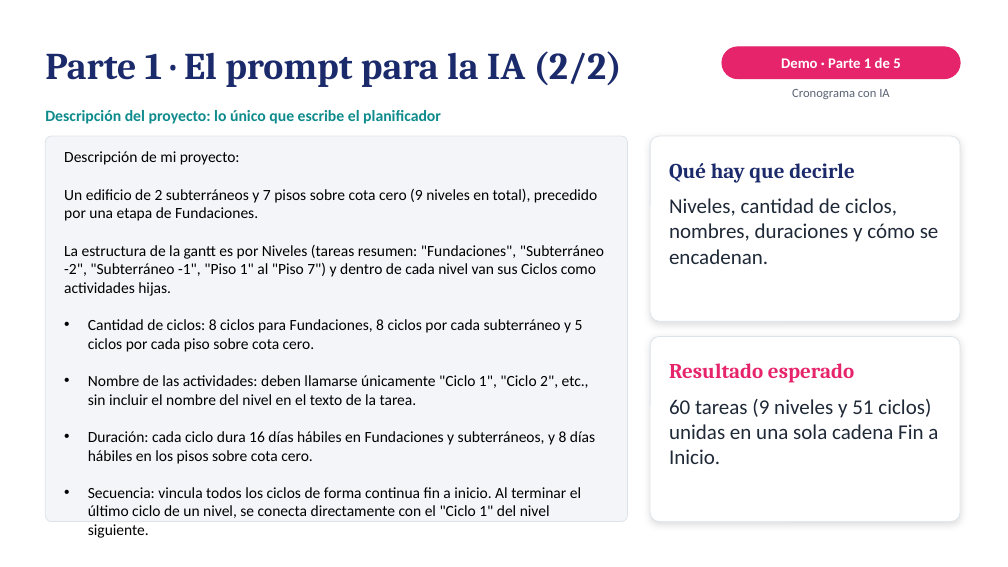
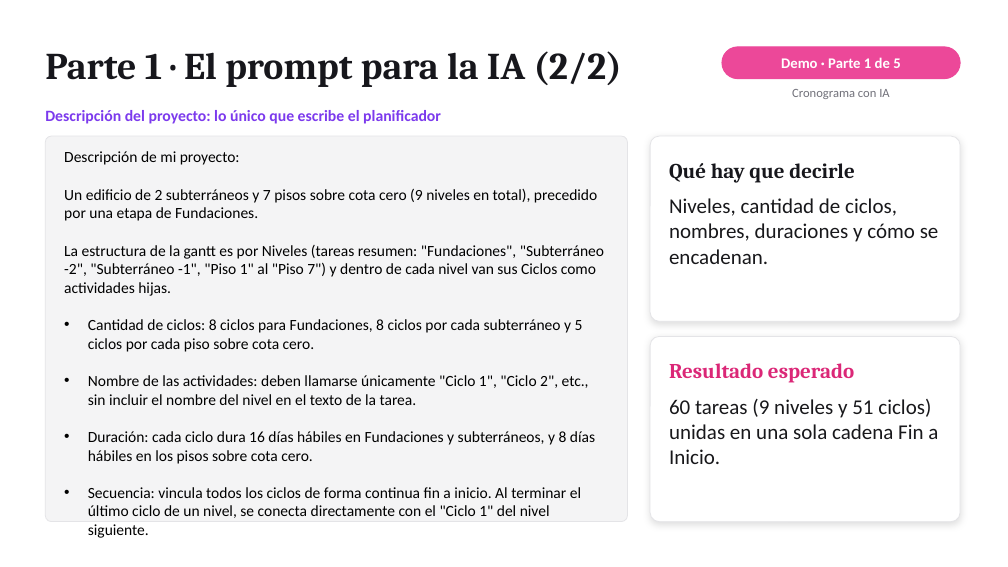
Before and after one commit to gjordanp/opengantt-bim, a slide deck: slide 10 of docs/clase/Sesion5-4D-BIM-Opengantt-v3.pptx (slide 9 before the commit). Drawn at 1008x567 pixels with LibreOffice and Linux fonts; fonts in the diff are those of the drawing. Boxes give left, top, right and bottom in pixels: in the first picture for what was removed or moved away, otherwise in the second. Text is boxed around its words. In the diff, an @@ line names an element or a change of style, - is before the commit and + after.

```diff
--- a/docs/clase/Sesion5-4D-BIM-Opengantt-v3.pptx
+++ b/docs/clase/Sesion5-4D-BIM-Opengantt-v3.pptx
@@ text "Parte 1 · El prompt ..." at (x1=45, y1=51, x2=622, y2=87): text colour #1B2A6B to #17171C @@
@@ rounded rectangle at (x1=722, y1=47, x2=960, y2=79): fill #E6246B to #EC4899; outline #E6246B 1 pt to #EC4899 1 pt @@
@@ text "Cronograma con IA" at (x1=792, y1=89, x2=889, y2=99): text colour #5B6475 to #71717A @@
@@ text "Descripción del proyecto: lo único ..." at (x1=45, y1=110, x2=441, y2=124): text colour #0F8B8D to #7C3AED @@
@@ rounded rectangle at (x1=650, y1=136, x2=960, y2=321): outline #DDE3EA 0.75 pt to #E4E4E7 0.75 pt @@
@@ text "Qué hay que decirle" at (x1=669, y1=163, x2=854, y2=183): text colour #1B2A6B to #17171C @@
@@ text "Niveles, cantidad de ciclos, nombres, ..." at (x1=669, y1=198, x2=939, y2=264): text colour #1F2937 to #18181B @@
@@ rounded rectangle at (x1=650, y1=337, x2=960, y2=522): outline #DDE3EA 0.75 pt to #E4E4E7 0.75 pt @@
@@ text "60 tareas (9 niveles y ..." at (x1=669, y1=399, x2=938, y2=464): text colour #1F2937 to #18181B @@
```
Also in this commit, not shown: 31 other slides changed, 1 other file.
